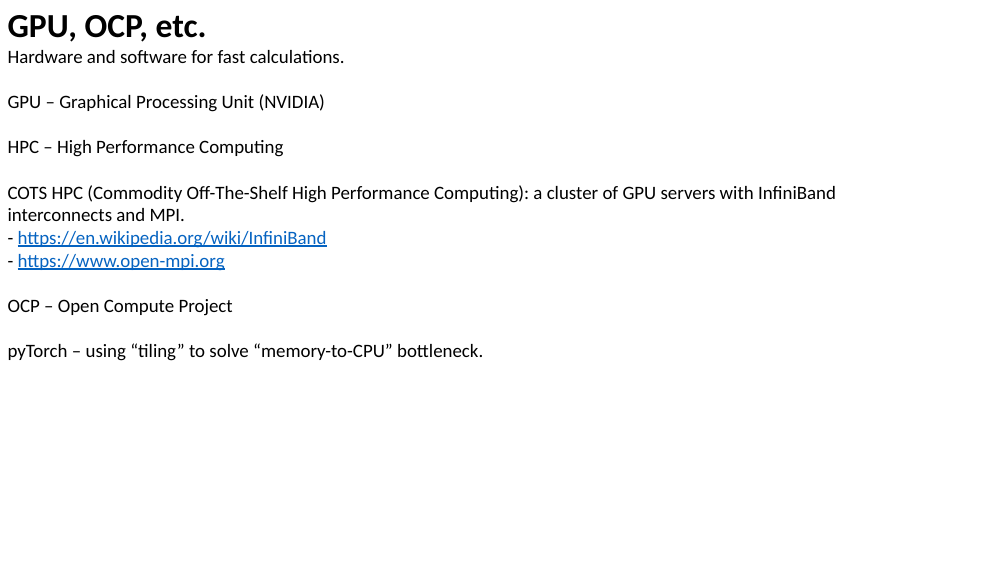
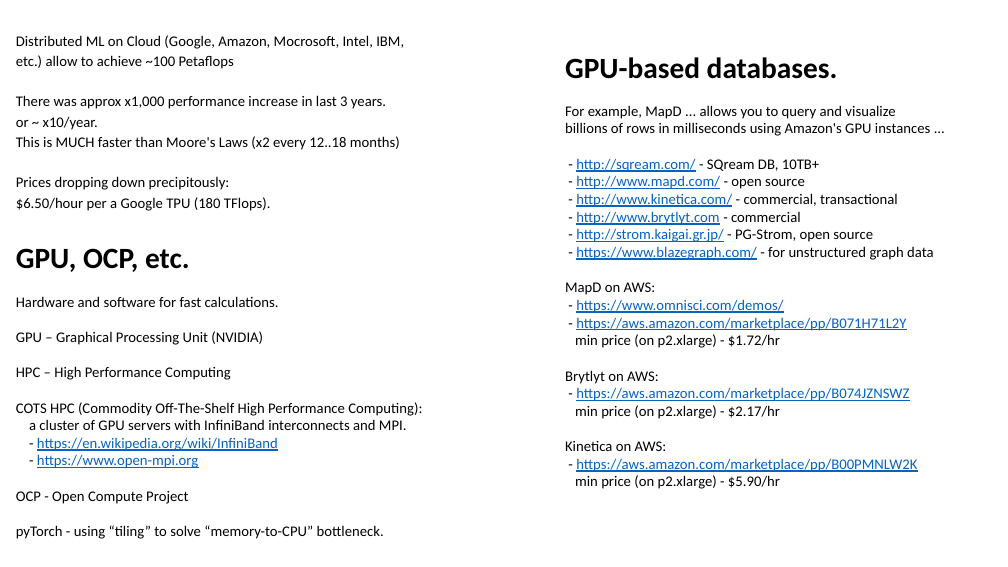
Before and after one commit to lselector/ml_ai_doc, a slide deck: slide 2 of lectures/ML_AI_7_08_GPU_TPU_etc.pptx (slide 3 before the commit). Drawn at 1008x567 pixels with LibreOffice and Linux fonts; fonts in the diff are those of the drawing. Boxes give left, top, right and bottom in pixels: in the first picture for what was removed or moved away, otherwise in the second. Text is boxed around its words. In the diff, an @@ line names an element or a change of style, - is before the commit and + after.

```diff
--- a/lectures/ML_AI_7_08_GPU_TPU_etc.pptx
+++ b/lectures/ML_AI_7_08_GPU_TPU_etc.pptx
@@ text added at <box>16,35,404,211</box>, 14 pt, text #000000 @@
+Distributed ML on Cloud (Google, Amazon, Mocrosoft, Intel, IBM, etc.) allow to achieve ~100 Petaflops
+There was approx x1,000 performance increase in last 3 years.
+or ~ x10/year.
+This is MUCH faster than Moore's Laws (x2 every 12..18 months)
+Prices dropping down precipitously:
+$6.50/hour per a Google TPU (180 TFlops).
@@ text added at <box>565,57,933,489</box>, 14 pt, text #000000 @@
+GPU-based databases.
+For example, MapD ... allows you to query and visualize
+billions of rows in milliseconds using Amazon's GPU instances ...
+- http://sqream.com/ - SQream DB, 10TB+
+- http://www.mapd.com/ - open source
+- http://www.kinetica.com/ - commercial, transactional
+- http://www.brytlyt.com - commercial
+- http://strom.kaigai.gr.jp/ - PG-Strom, open source
+- https://www.blazegraph.com/ - for unstructured graph data
+MapD on AWS:
+- https://www.omnisci.com/demos/
+- https://aws.amazon.com/marketplace/pp/B071H71L2Y
+min price (on p2.xlarge) - $1.72/hr
+Brytlyt on AWS:
+- https://aws.amazon.com/marketplace/pp/B074JZNSWZ
+min price (on p2.xlarge) - $2.17/hr
+Kinetica on AWS:
+- https://aws.amazon.com/marketplace/pp/B00PMNLW2K
+min price (on p2.xlarge) - $5.90/hr
@@ text "GPU, OCP, etc.": place and size @@
-text "GPU, OCP, etc." at <box>8,15,836,361</box>
+text "GPU, OCP, etc." at <box>16,248,422,539</box>
@@ text at <box>16,248,279,468</box>: size 32 to 28 pt in "GPU, OCP, etc."; size 18 to 14 pt in "Hardware and software for fast calculations.", "GPU – Graphical Processing Unit (NVIDIA)", "HPC – High Performance Computing", "- https://en.wikipedia.org/wiki/InfiniBand" and 1 more places @@
@@ text at <box>16,402,422,430</box>: text changed; size 18 to 14 pt @@
-COTS HPC (Commodity Off-The-Shelf High Performance Computing): a cluster of GPU servers with InfiniBand interconnects and MPI.
+COTS HPC (Commodity Off-The-Shelf High Performance Computing):
+a cluster of GPU servers with InfiniBand interconnects and MPI.
@@ text at <box>16,491,384,539</box>: text changed; size 18 to 14 pt @@
-OCP – Open Compute Project
-pyTorch – using “tiling” to solve “memory-to-CPU” bottleneck.
+OCP - Open Compute Project
+pyTorch - using “tiling” to solve “memory-to-CPU” bottleneck.
```
Also in this commit, not shown: 1 other slide changed, 1 slide added, 2 slides removed.
